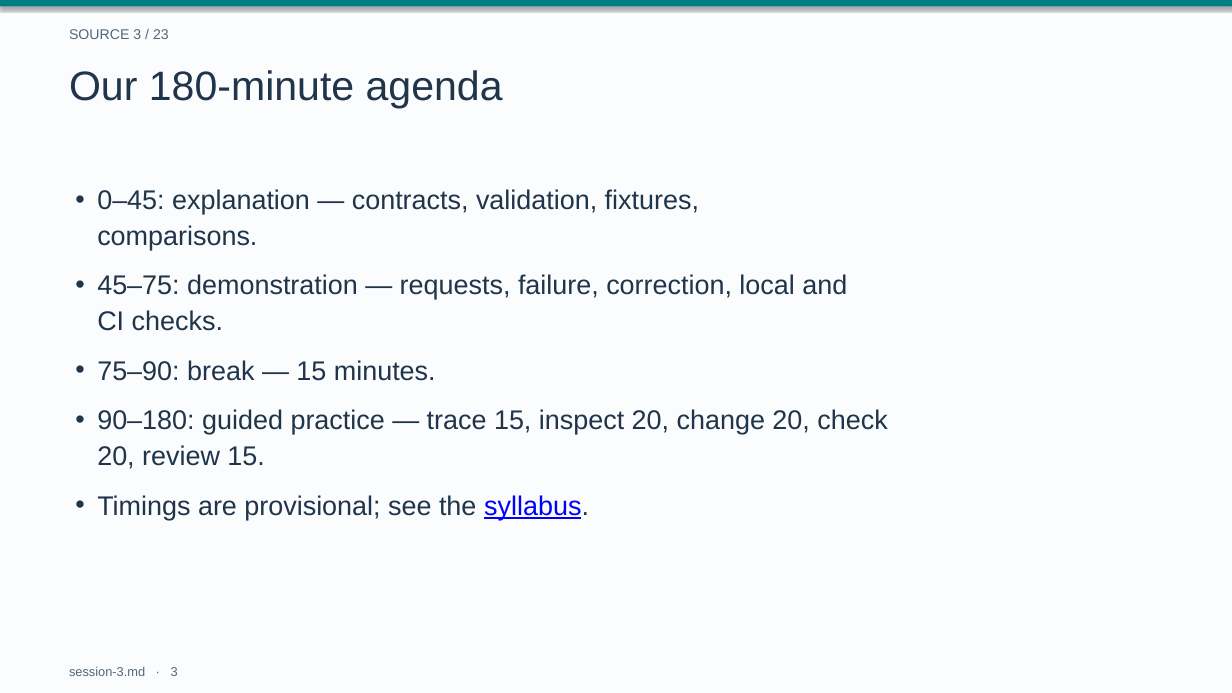
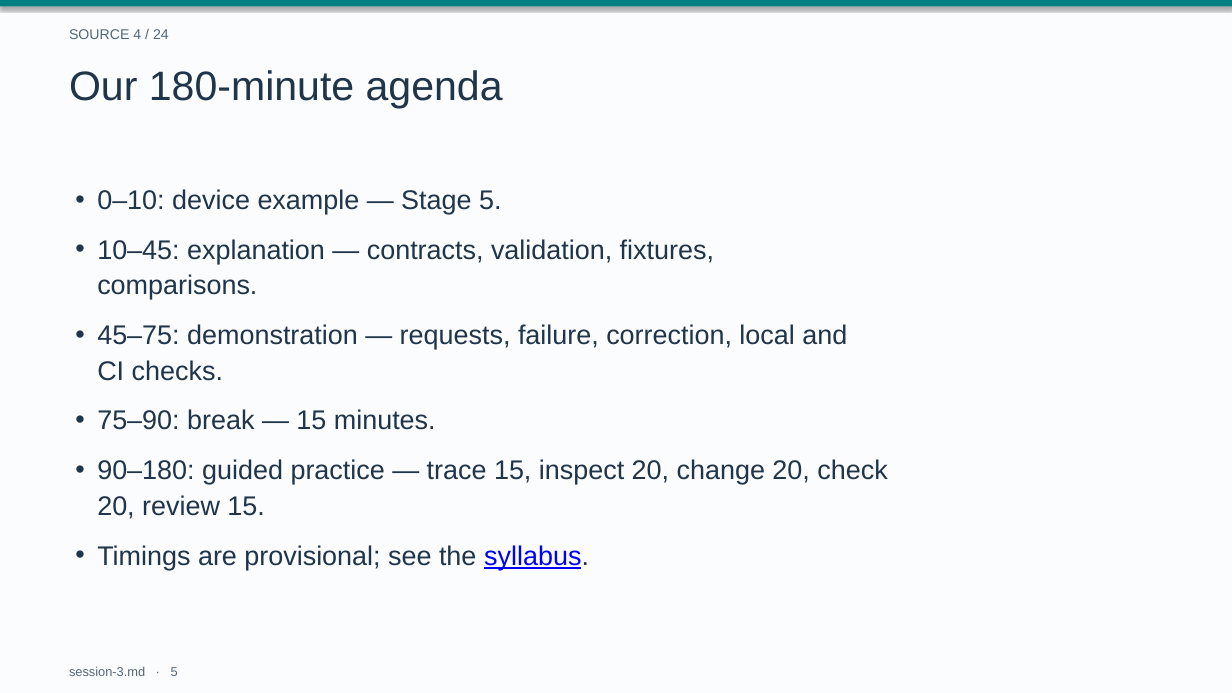
Before and after one commit to drweihungpan-lab/3R-teaching, a slide deck: slide 5 of materials/slides/session-3.pptx (slide 3 before the commit). Drawn at 1232x693 pixels with LibreOffice and Linux fonts; fonts in the diff are those of the drawing. Boxes give left, top, right and bottom in pixels: in the first picture for what was removed or moved away, otherwise in the second. Text is boxed around its words. In the diff, an @@ line names an element or a change of style, - is before the commit and + after.

```diff
--- a/materials/slides/session-3.pptx
+++ b/materials/slides/session-3.pptx
@@ text at box(69, 29, 169, 39): text changed @@
-SOURCE 3 / 23
+SOURCE 4 / 24
@@ text added at box(97, 189, 501, 214), 21 pt, text #20344A @@
+• 0–10: device example — Stage 5.
@@ text at box(97, 239, 714, 300): text changed @@
-• 0–45: explanation — contracts, validation, fixtures,
-  comparisons.
+• 10–45: explanation — contracts, validation, fixtures,
+  comparisons.
@@ 4 texts: place and size @@
-4 texts at box(97, 274, 887, 520)
+4 texts at box(97, 324, 887, 570)
@@ text at box(69, 666, 178, 676): text changed @@
-session-3.md · 3
+session-3.md · 5
```
Also in this commit, not shown: 22 other slides changed, 2 slides added, 2 other files.
